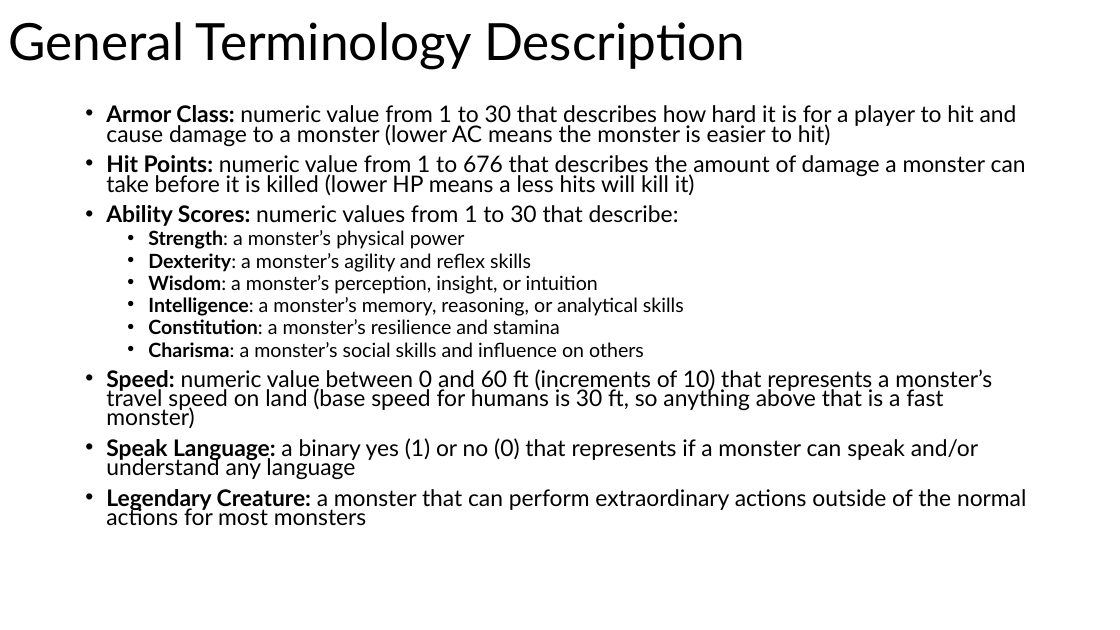
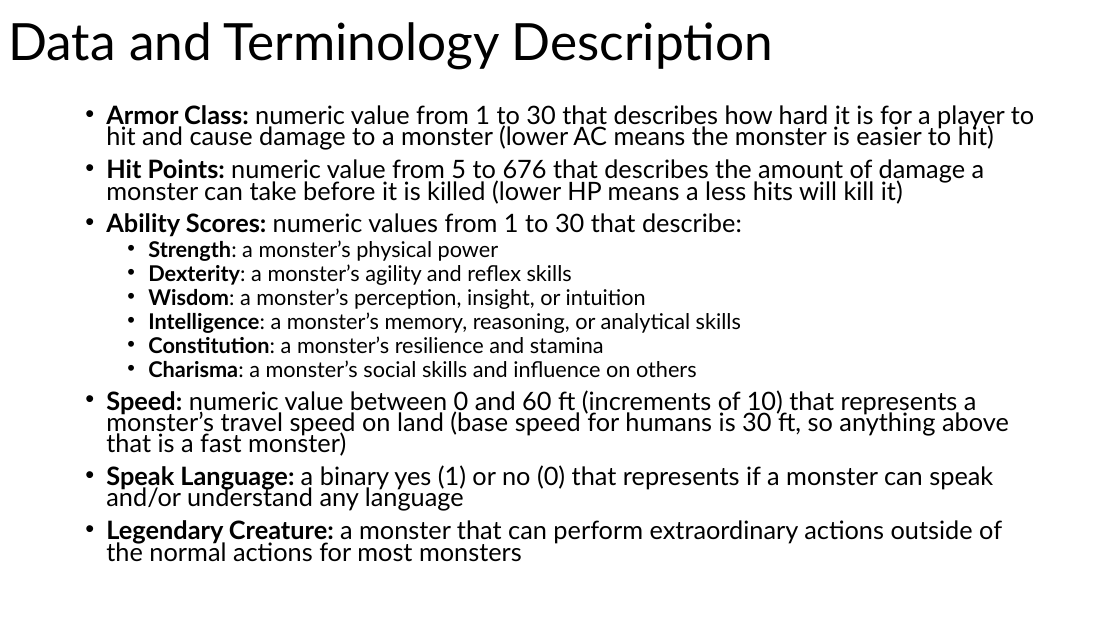
Before and after one commit to odelmas-sci/824-final, a slide deck: slide 4 of Monsters of Dungeons and Dragons.pptx. Drawn at 1120x630 pixels with LibreOffice and Linux fonts; fonts in the diff are those of the drawing. Boxes give left, top, right and bottom in pixels: in the first picture for what was removed or moved away, otherwise in the second. Text is boxed around its words. In the diff, an @@ line names an element or a change of style, - is before the commit and + after.

```diff
--- a/Monsters of Dungeons and Dragons.pptx
+++ b/Monsters of Dungeons and Dragons.pptx
@@ title at [8,22,773,70]: text changed @@
-General Terminology Description
+Data and Terminology Description
@@ text at [106,105,1034,562]: size 19.6 to 21.7 pt in "Armor Class: numeric value from 1 to ...", "Ability Scores: numeric values from 1 to ...", "Speed: numeric value between 0 and 60 ...", "Speak Language: a binary yes (1) or ..." and 1 more places; size 16.8 to 18.6 pt in "Strength: a monster’s physical power", "Dexterity: a monster’s agility and reflex skills", "Wisdom: a monster’s perception, insight, or intuition", "Intelligence: a monster’s memory, reasoning, or analytical ..." and 2 more places @@
@@ text at [106,159,985,204]: text changed; size 19.6 to 21.7 pt @@
-• Hit Points: numeric value from 1 to 676 that describes the amount of damage a monster can take before it is killed (lower HP means a less hits will kill it)
+• Hit Points: numeric value from 5 to 676 that describes the amount of damage a monster can take before it is killed (lower HP means a less hits will kill it)
```
Also in this commit, not shown: 13 other slides changed, 1 slide added.
